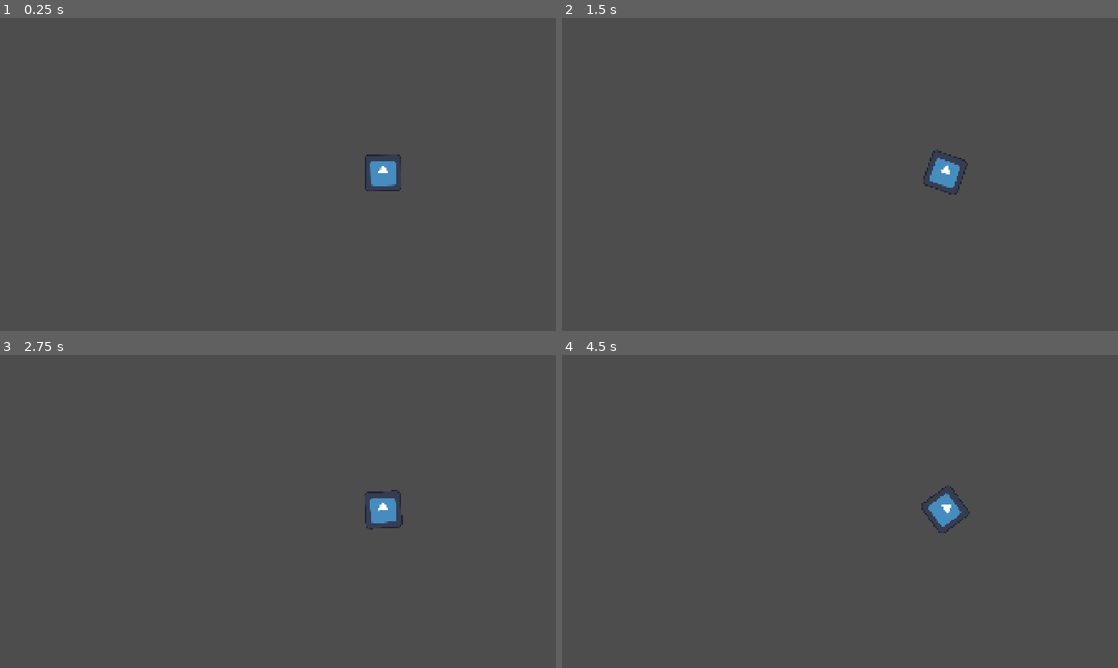
Above: before the commit, frames 1-4 (two rows, left to right).
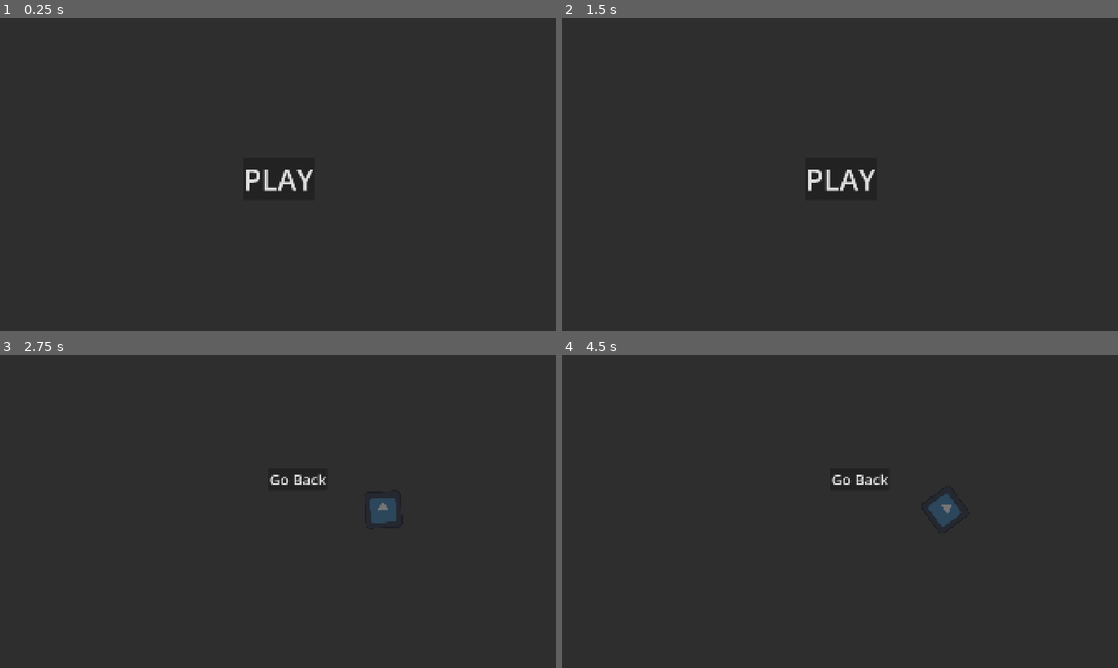
Above: after the commit, the same moments.

Repository: ms5051-hash/practice
Game: Godot game, scene res://MainMenu.tscn
Two runs of this game, one before a commit and one after it. Both use one fixed random seed, a clock stepped at 60 frames per second and the inputs below. Before the commit the project starts from res://TestSceneNode.tscn. The engine's default icon, where the game draws it, is replaced by a stand-in: a white triangle on a blue panel in a dark square.
Inputs (mouse positions are in pixels of both pictures, inside the frame that each line leads up to):
- Up to frame 1 (0.25 s): no input
- Up to frame 2 (1.5 s): click (840, 180) at 0.5 s, where only the run after the commit has a clickable "PLAY"; click (862, 143) at 1.25 s, where only the run after the commit has a clickable "Go Back"
- Up to frame 3 (2.75 s): click (278, 517) at 2 s, where only the run after the commit has a clickable "PLAY"
- Up to frame 4 (4.5 s): tap Enter at 2.75, 4.25 s; move the mouse to (962, 495) at 2.77 s; tap Space at 3.5 s; move the mouse to (728, 527) at 3.52 s; move the mouse to (895, 442) at 4.27 s

The runs differ from the first frame. In frame 1, 100% of the frame differs, in the area x 0-100%, y 0-100%; in frame 2, 100%; in frame 3, 100%; in frame 4, 100%.

Commit message:
Main menu scene, Game scene

Diff:
--- /dev/null
+++ b/test-2026/MainMenu.tscn
@@ -0,0 +1,36 @@
+[gd_scene format=3 uid="uid://divmplt5ep7fs"]
+
+[ext_resource type="Script" uid="uid://dhbogeefetm2o" path="res://Scripts/MainMenu.gd" id="1_i26rj"]
+
+[node name="MainMenu" type="Node2D" unique_id=1171906696]
+script = ExtResource("1_i26rj")
+
+[node name="CanvasLayer" type="CanvasLayer" parent="." unique_id=478543386]
+
+[node name="Control" type="Control" parent="CanvasLayer" unique_id=1655747686]
+layout_mode = 3
+anchors_preset = 15
+anchor_right = 1.0
+anchor_bottom = 1.0
+grow_horizontal = 2
+grow_vertical = 2
+
+[node name="Panel" type="Panel" parent="CanvasLayer/Control" unique_id=282224443]
+layout_mode = 1
+anchors_preset = 15
+anchor_right = 1.0
+anchor_bottom = 1.0
+grow_horizontal = 2
+grow_vertical = 2
+
+[node name="PlayButton" type="Button" parent="CanvasLayer/Control/Panel" unique_id=1095253677]
+layout_mode = 0
+offset_left = 838.0
+offset_top = 484.0
+offset_right = 1087.0
+offset_bottom = 629.0
+pivot_offset = Vector2(125, 73)
+theme_override_font_sizes/font_size = 100
+text = "PLAY"
+
+[connection signal="pressed" from="CanvasLayer/Control/Panel/PlayButton" to="." method="_on_play_button_pressed"]
--- /dev/null
+++ b/test-2026/Scripts/Game.gd
@@ -0,0 +1,4 @@
+extends Node
+
+func _on_go_back_button_pressed():
+	get_tree().change_scene_to_file("res://MainMenu.tscn")
--- /dev/null
+++ b/test-2026/Scripts/MainMenu.gd
@@ -0,0 +1,4 @@
+extends Node
+
+func _on_play_button_pressed():
+	get_tree().change_scene_to_file("res://TestSceneNode.tscn")
--- a/test-2026/TestSceneNode.tscn
+++ b/test-2026/TestSceneNode.tscn
@@ -1,11 +1,43 @@
 [gd_scene format=3 uid="uid://d1w7lj3ix1m6e"]
 
+[ext_resource type="Script" uid="uid://bxq67tjgcribg" path="res://Scripts/Game.gd" id="1_0c2wj"]
 [ext_resource type="Texture2D" uid="uid://dsgyg2r642esx" path="res://icon.svg" id="1_yo2s6"]
 [ext_resource type="Script" uid="uid://s81am1gfefx0" path="res://Scripts/maincharacter.gd" id="2_rm1v8"]
 
 [node name="Node2D" type="Node2D" unique_id=1821392274]
+script = ExtResource("1_0c2wj")
 
 [node name="New Icon" type="Sprite2D" parent="." unique_id=1253340923]
 position = Vector2(1323, 534)
 texture = ExtResource("1_yo2s6")
 script = ExtResource("2_rm1v8")
+
+[node name="CanvasLayer" type="CanvasLayer" parent="." unique_id=748013841]
+
+[node name="Control" type="Control" parent="CanvasLayer" unique_id=763484119]
+layout_mode = 3
+anchors_preset = 15
+anchor_right = 1.0
+anchor_bottom = 1.0
+grow_horizontal = 2
+grow_vertical = 2
+
+[node name="Panel" type="Panel" parent="CanvasLayer/Control" unique_id=818692230]
+layout_mode = 1
+anchors_preset = 15
+anchor_right = 1.0
+anchor_bottom = 1.0
+grow_horizontal = 2
+grow_vertical = 2
+
+[node name="GoBack" type="Button" parent="CanvasLayer/Control/Panel" unique_id=737733478]
+layout_mode = 0
+offset_left = 927.0
+offset_top = 391.0
+offset_right = 1056.0
+offset_bottom = 468.0
+theme_override_font_sizes/font_size = 50
+text = "Go Back"
+icon_alignment = 1
+
+[connection signal="pressed" from="CanvasLayer/Control/Panel/GoBack" to="." method="_on_go_back_button_pressed"]
--- a/test-2026/project.godot
+++ b/test-2026/project.godot
@@ -11,7 +11,7 @@
 [application]
 
 config/name="Test2026"
-run/main_scene="uid://d1w7lj3ix1m6e"
+run/main_scene="uid://divmplt5ep7fs"
 config/features=PackedStringArray("4.7", "Forward Plus")
 config/icon="res://icon.svg"
 
Not shown, added: test-2026/Scripts/Game.gd.uid
Not shown, added: test-2026/Scripts/MainMenu.gd.uid
